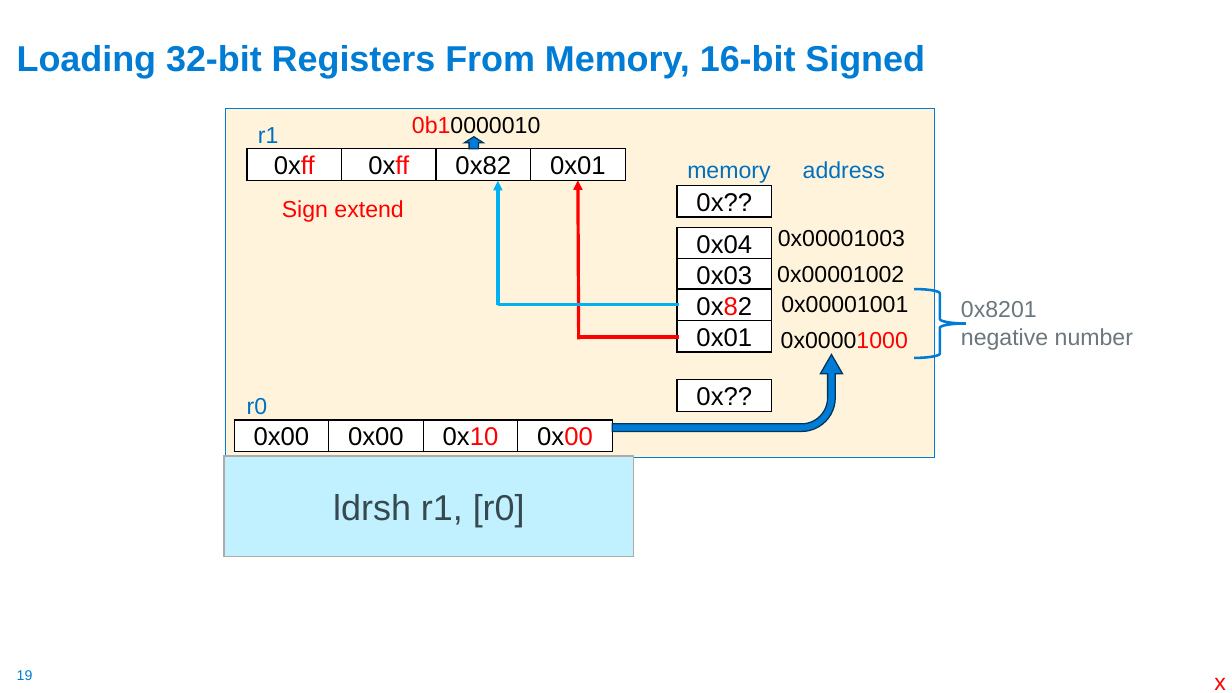
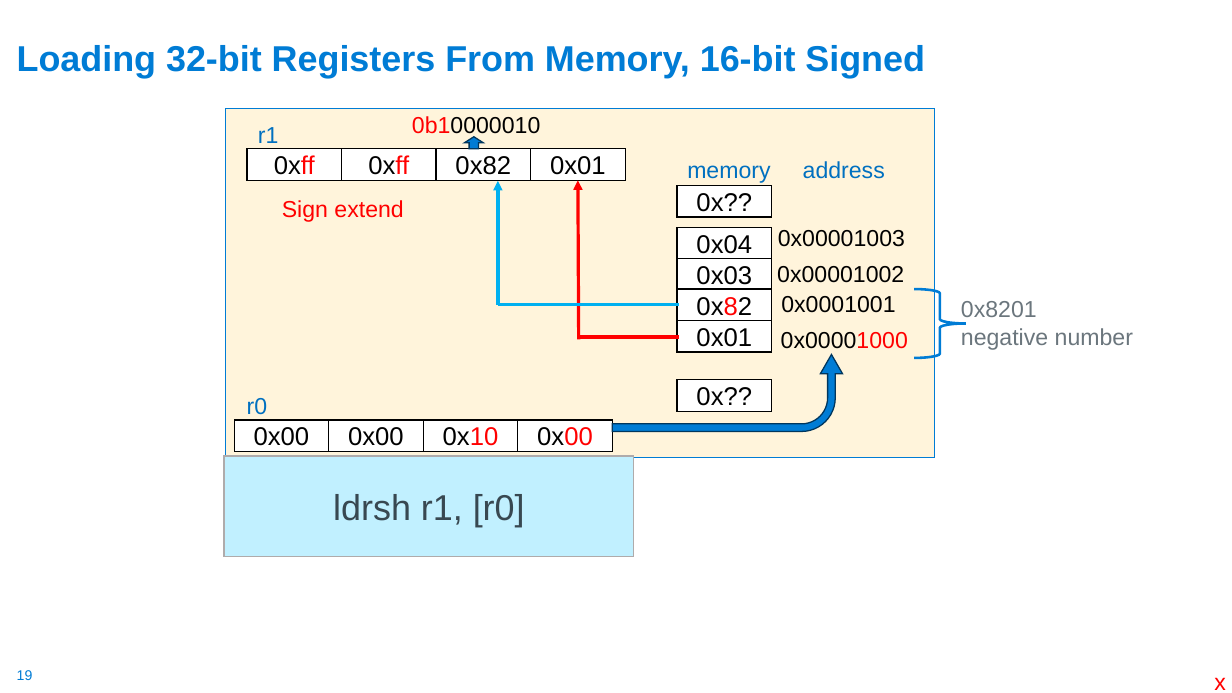
Before and after one commit to cse30-sp24/Muller-Slides, a slide deck: slide 19 of Lecture-15.pptx. Drawn at 1232x693 pixels with LibreOffice and Linux fonts; fonts in the diff are those of the drawing. Boxes give left, top, right and bottom in pixels: in the first picture for what was removed or moved away, otherwise in the second. Text is boxed around its words. In the diff, an @@ line names an element or a change of style, - is before the commit and + after.

```diff
--- a/Lecture-15.pptx
+++ b/Lecture-15.pptx
@@ text at [781, 296, 895, 313]: text changed @@
-0x00001001
+0x0001001
```
Also in this commit, not shown: 4 other slides changed, 2 slides removed, 1 other file.
